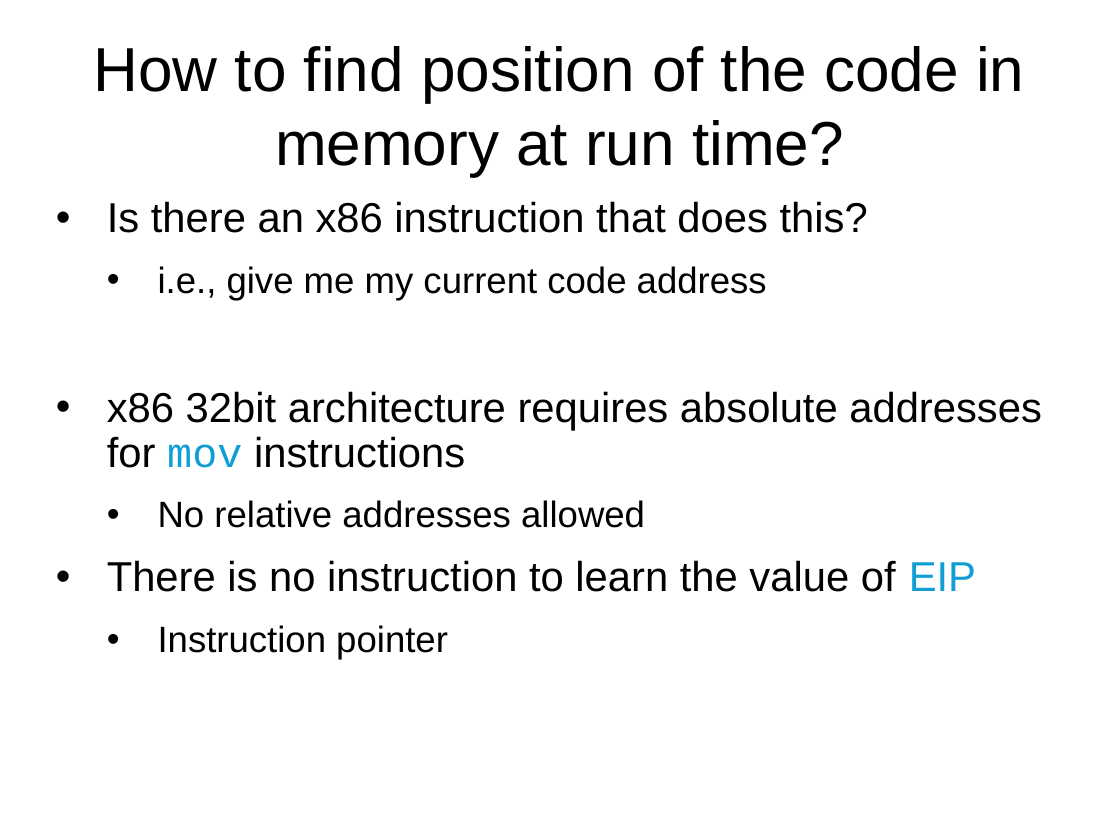
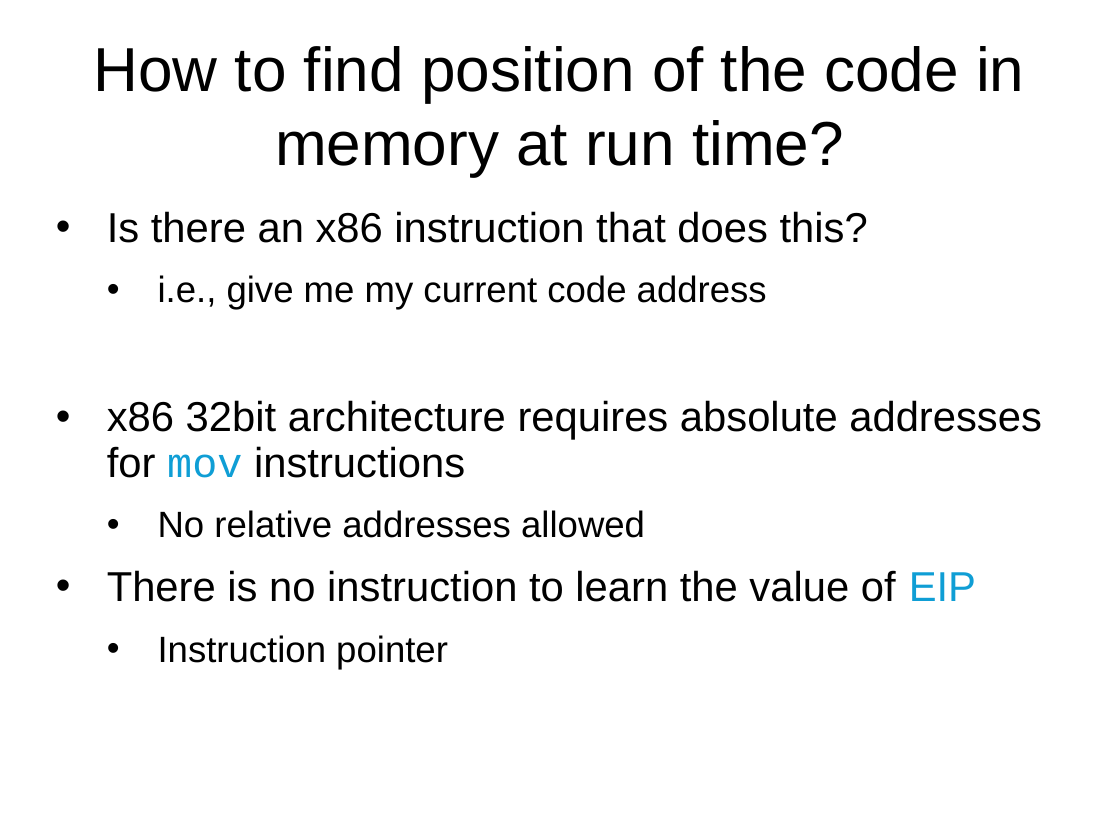
Before and after one commit to antonburtsev/cs5460, a slide deck: slide 106 of lectures/lecture05-linking-and-loading/lecture05-linking-and-loading.pptx. Drawn at 1120x840 pixels with LibreOffice and Linux fonts; fonts in the diff are those of the drawing. Boxes give left, top, right and bottom in pixels: in the first picture for what was removed or moved away, otherwise in the second. Text is boxed around its words. In the diff, an @@ line names an element or a change of style, - is before the commit and + after.

```diff
--- a/lectures/lecture05-linking-and-loading/lecture05-linking-and-loading.pptx
+++ b/lectures/lecture05-linking-and-loading/lecture05-linking-and-loading.pptx
@@ text "Is there an x86 instruction ...": place and size @@
-text "Is there an x86 instruction ..." at [107,201,1042,659]
+text "Is there an x86 instruction ..." at [107,211,1042,669]
```
Also in this commit, not shown: 3 other slides changed, 2 other files.
